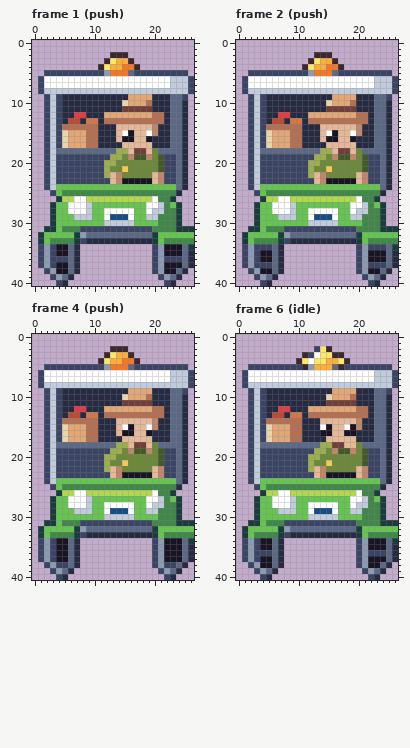
Pixel-art file -- art/hood-people/ranger-cart@56.aseprite. The picture above was drawn from the file before the commit.
27x41 pixels, 12 frames. Shown: frame 1 (push), frame 2 (push), frame 4 (push), frame 6 (idle). The commit also changed other frames, which this record leaves out.
After:
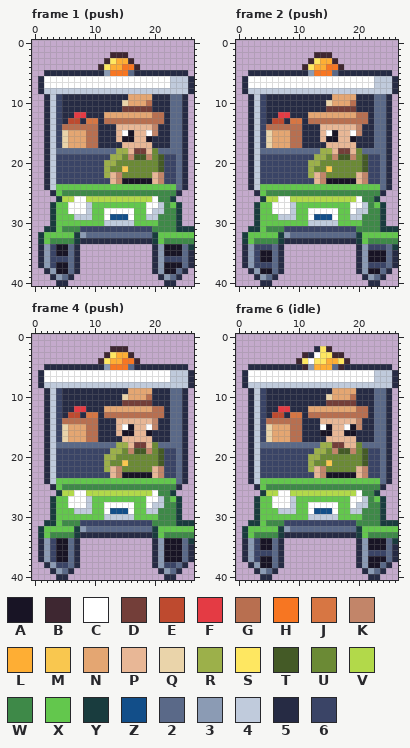
Palette (. is transparent): A #181425  B #3e2731  C #ffffff  D #733e39  E #be4a2f  F #e43b44  G #b86f50  H #f77622  J #d77643  K #c28569  L #feae34  M #f9c74f  N #e4a672  P #e8b796  Q #ead4aa  R #9cb04a  S #fee761  T #445a26  U #6b8a35  V #b2d94a  W #3e8948  X #63c74d  Y #193c3e  Z #124e89  2 #5a6988  3 #8b9bb4  4 #c0cbdc  5 #262b44  6 #3a4466
Edits made:
Frame 1 (push):
Colour 6 becomes colour 5 in row 5 at x 2 to 11 and 17 to 25; in rows 6 to 8 at x 1 and 26; in row 9 at x 2 and 25; in rows 10 to 24 at x 2; in row 25 at x 3; in row 33 at x 8.
Colour 6 becomes colour 5 in rows 34 to 37 at x 1 and 20; in row 38 at x 2 and 20; in row 39 at x 3 and 21; in row 40 at x 4 and 22.
Frame 2 (push): the same change as frame 1 (push)
Frame 4 (push): the same change as frame 1 (push)
Frame 6 (idle):
Colour 6 becomes colour 5 in row 2 at x 13; in row 3 at x 12; in row 5 at x 2 to 10 and 18 to 25; in rows 6 to 8 at x 1 and 26; in row 9 at x 2 and 25; in rows 10 to 24 at x 2.
Colour 6 becomes colour 5 in row 25 at x 3; in row 33 at x 8; in rows 34 to 37 at x 1 and 20; in row 38 at x 2 and 20; in row 39 at x 3 and 21; in row 40 at x 4 and 22.
